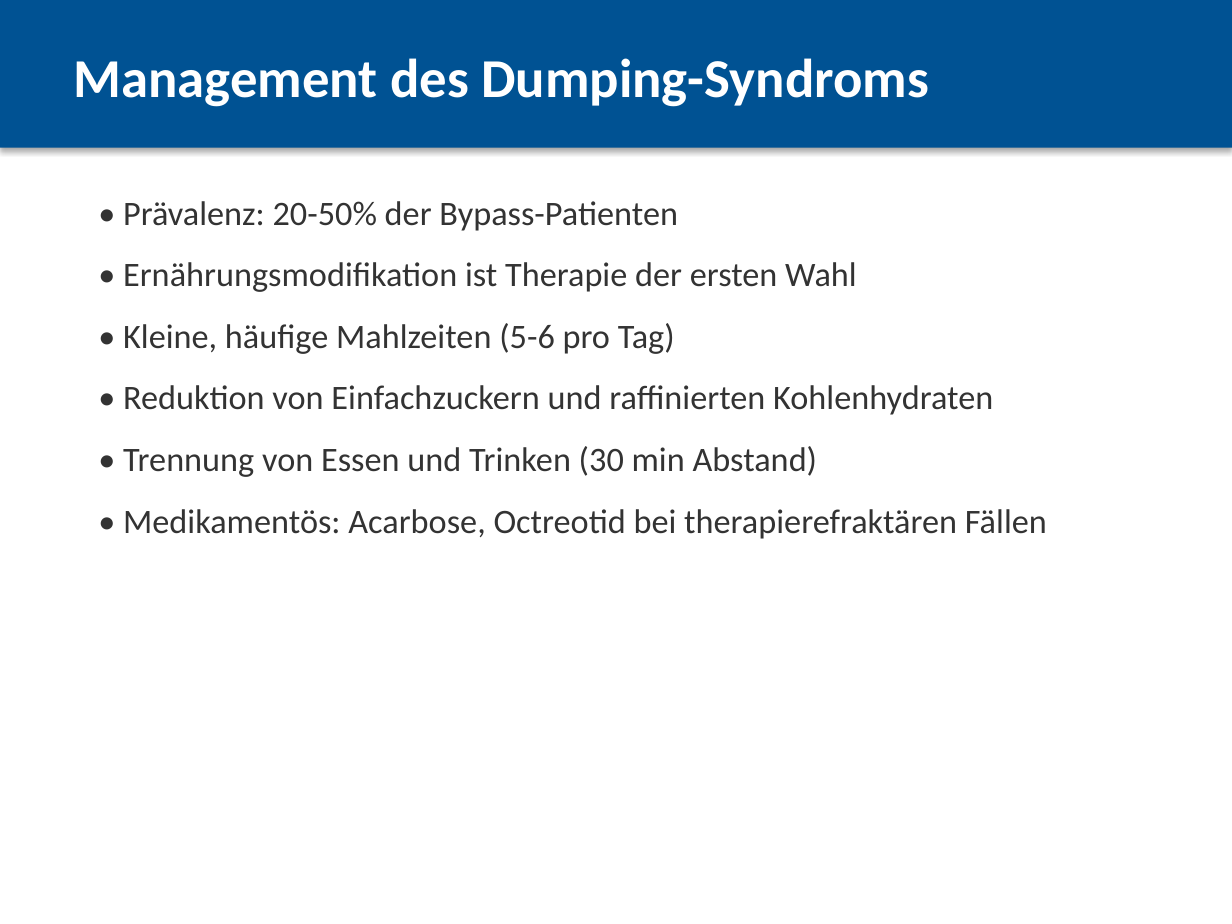
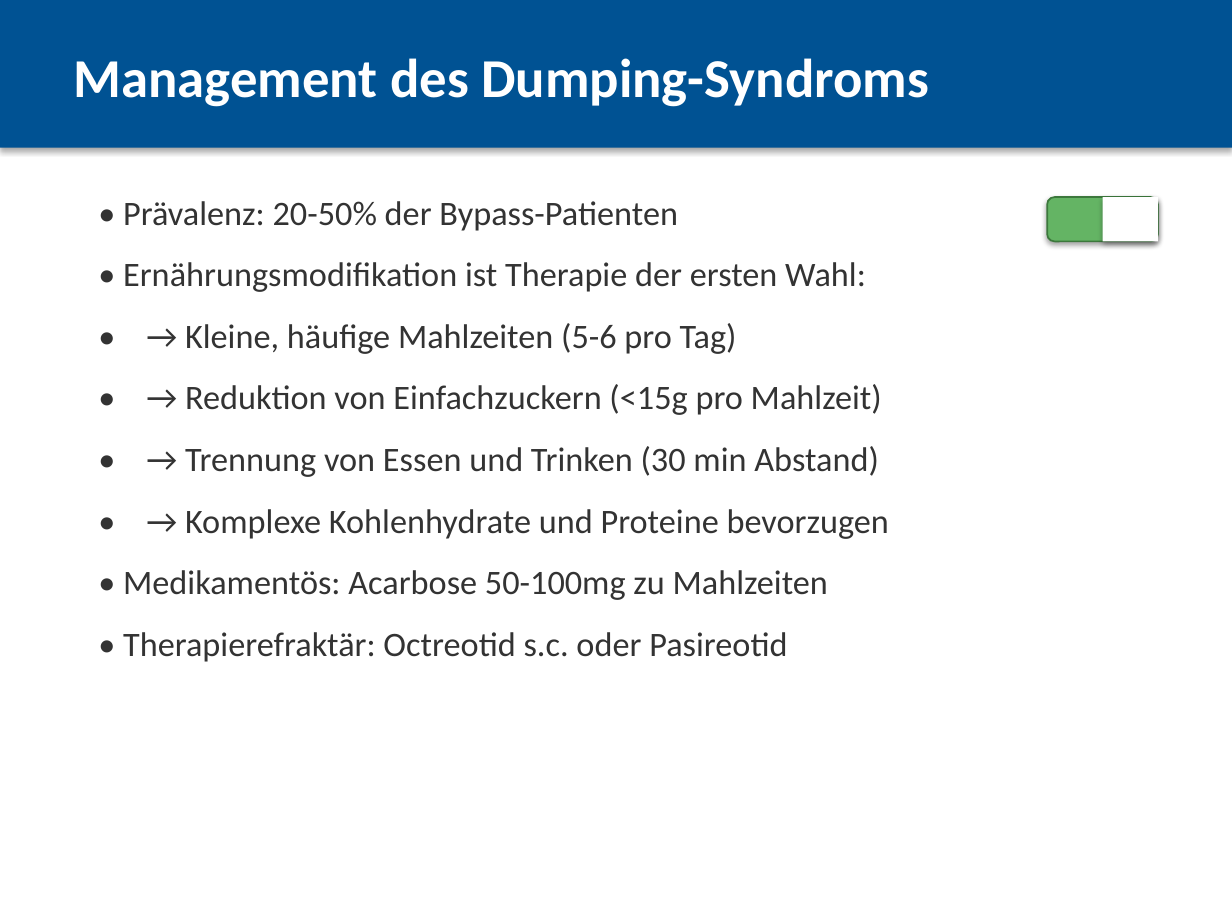
Before and after one commit to yawmanx/Codex-stuff, a slide deck: slide 13 of Komplikationen_Magenbypass.pptx (slide 12 before the commit). Drawn at 1232x924 pixels with LibreOffice and Linux fonts; fonts in the diff are those of the drawing. Boxes give left, top, right and bottom in pixels: in the first picture for what was removed or moved away, otherwise in the second. Text is boxed around its words. In the diff, an @@ line names an element or a change of style, - is before the commit and + after.

```diff
--- a/Komplikationen_Magenbypass.pptx
+++ b/Komplikationen_Magenbypass.pptx
@@ rounded rectangle added at bbox=[1047, 197, 1158, 241], fill #64B464, outline #3C783C 1 pt @@
@@ rectangle added at bbox=[1103, 197, 1158, 241], fill #FFFFFF @@
@@ text at bbox=[123, 262, 889, 662]: text changed @@
-• Ernährungsmodifikation ist Therapie der ersten Wahl
-• Kleine, häufige Mahlzeiten (5-6 pro Tag)
-• Reduktion von Einfachzuckern und raffinierten Kohlenhydraten
-• Trennung von Essen und Trinken (30 min Abstand)
-• Medikamentös: Acarbose, Octreotid bei therapierefraktären Fällen
+• Ernährungsmodifikation ist Therapie der ersten Wahl:
+• → Kleine, häufige Mahlzeiten (5-6 pro Tag)
+• → Reduktion von Einfachzuckern (<15g pro Mahlzeit)
+• → Trennung von Essen und Trinken (30 min Abstand)
+• → Komplexe Kohlenhydrate und Proteine bevorzugen
+• Medikamentös: Acarbose 50-100mg zu Mahlzeiten
+• Therapierefraktär: Octreotid s.c. oder Pasireotid
```
Also in this commit, not shown: 20 other slides changed, 4 slides added, 3 slides removed, 1 other file.
